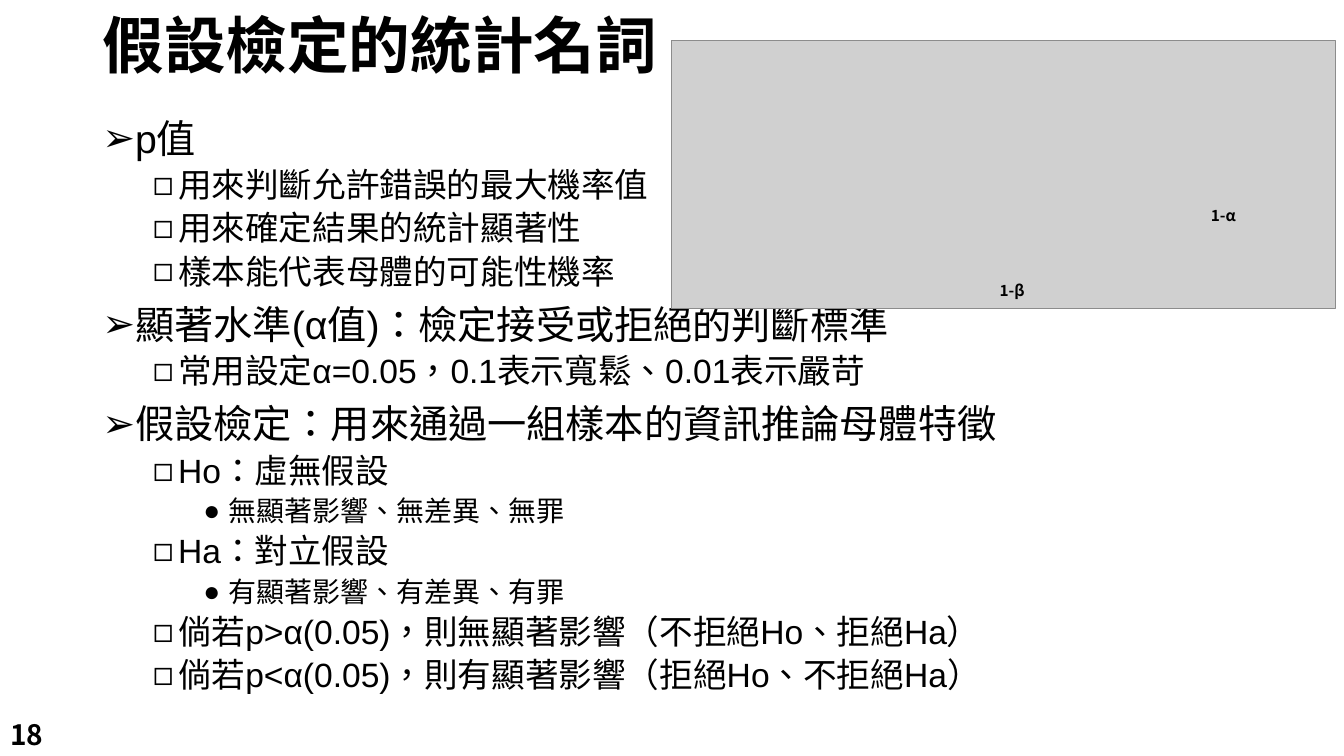
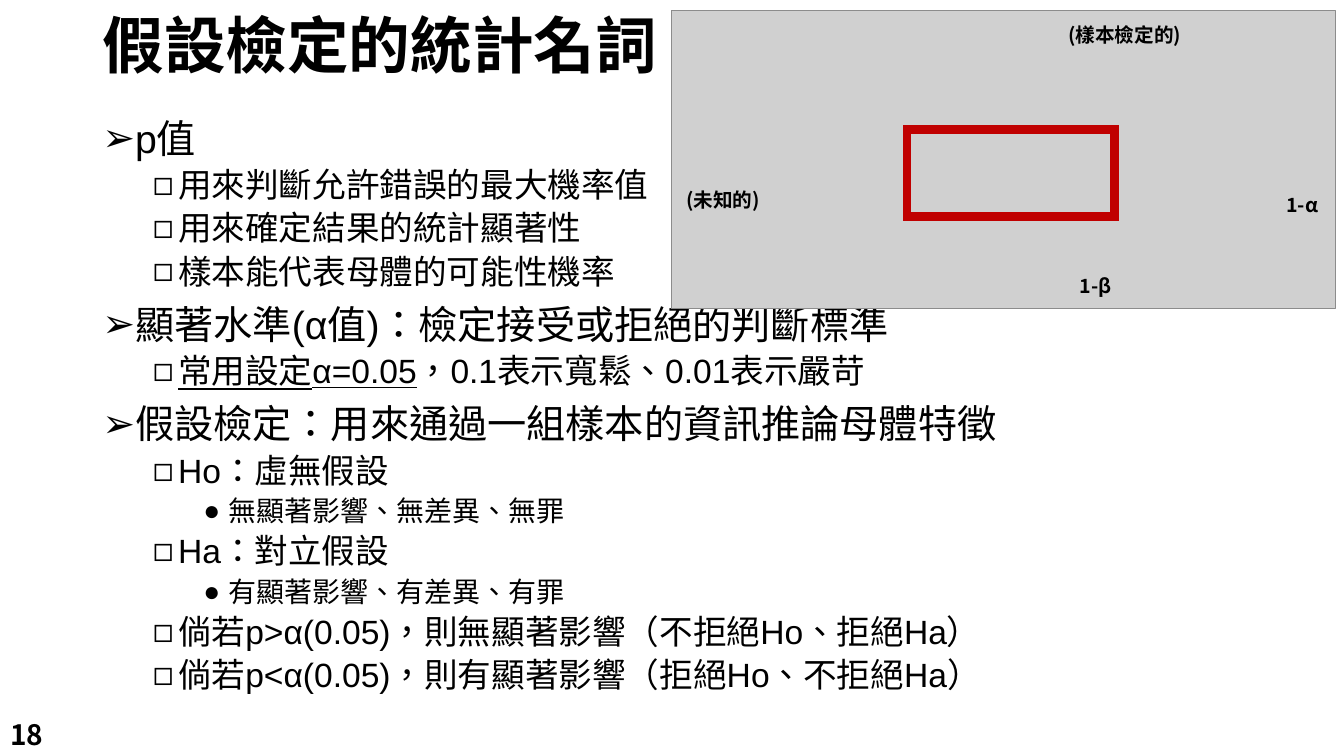
Before and after one commit to LeBronWilly/Basic_R_Language, a slide deck: slide 18 of R_Presentation.pptx. Drawn at 1344x756 pixels with LibreOffice and Linux fonts; fonts in the diff are those of the drawing; grey boxes stand for pictures; background and template pictures are left out. Boxes give left, top, right and bottom in pixels: in the first picture for what was removed or moved away, otherwise in the second. Text is boxed around its words. In the diff, an @@ line names an element or a change of style, - is before the commit and + after.

```diff
--- a/R_Presentation.pptx
+++ b/R_Presentation.pptx
@@ picture: place and size @@
-picture at box(673, 40, 1336, 308)
+picture at box(673, 10, 1336, 308)
@@ text added at box(1068, 25, 1181, 46), 14 pt, text #000000, bold @@
+(樣本檢定的)
@@ rectangle added at box(907, 129, 1115, 216), outline #C00000 6 pt @@
@@ text added at box(686, 190, 760, 211), 14 pt, text #000000, bold @@
+(未知的)
@@ text "1-α" at box(1286, 198, 1318, 213): size 11 to 14 pt @@
@@ text "1-α": place and size @@
-text "1-α" at box(1211, 210, 1236, 221)
+text "1-α" at box(1286, 198, 1318, 213)
@@ text "1-β": place and size @@
-text "1-β" at box(1000, 283, 1025, 299)
+text "1-β" at box(1080, 277, 1112, 297)
@@ text "1-β" at box(1080, 277, 1112, 297): size 11 to 14 pt @@
@@ text at box(178, 354, 865, 390): underline on in "常用設定α=0.05，0.1表示寬鬆、0.01表示嚴苛" @@
```
Also in this commit, not shown: 2 other slides changed.
